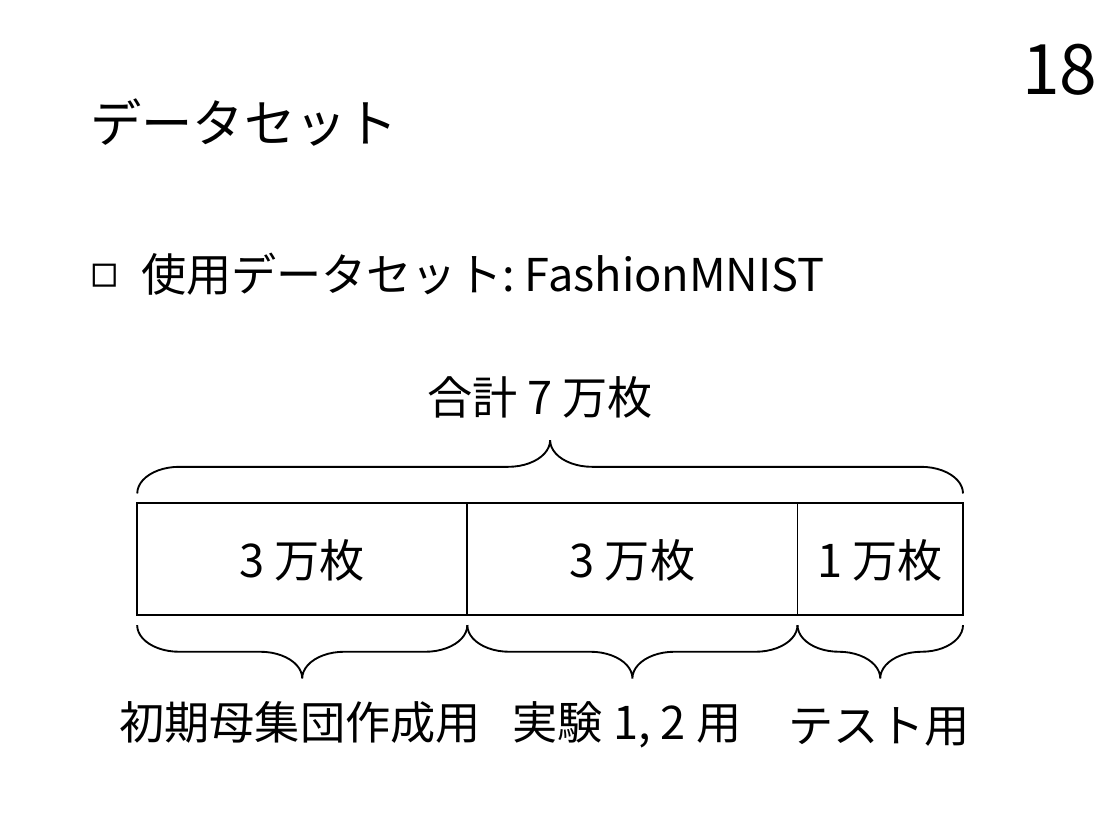
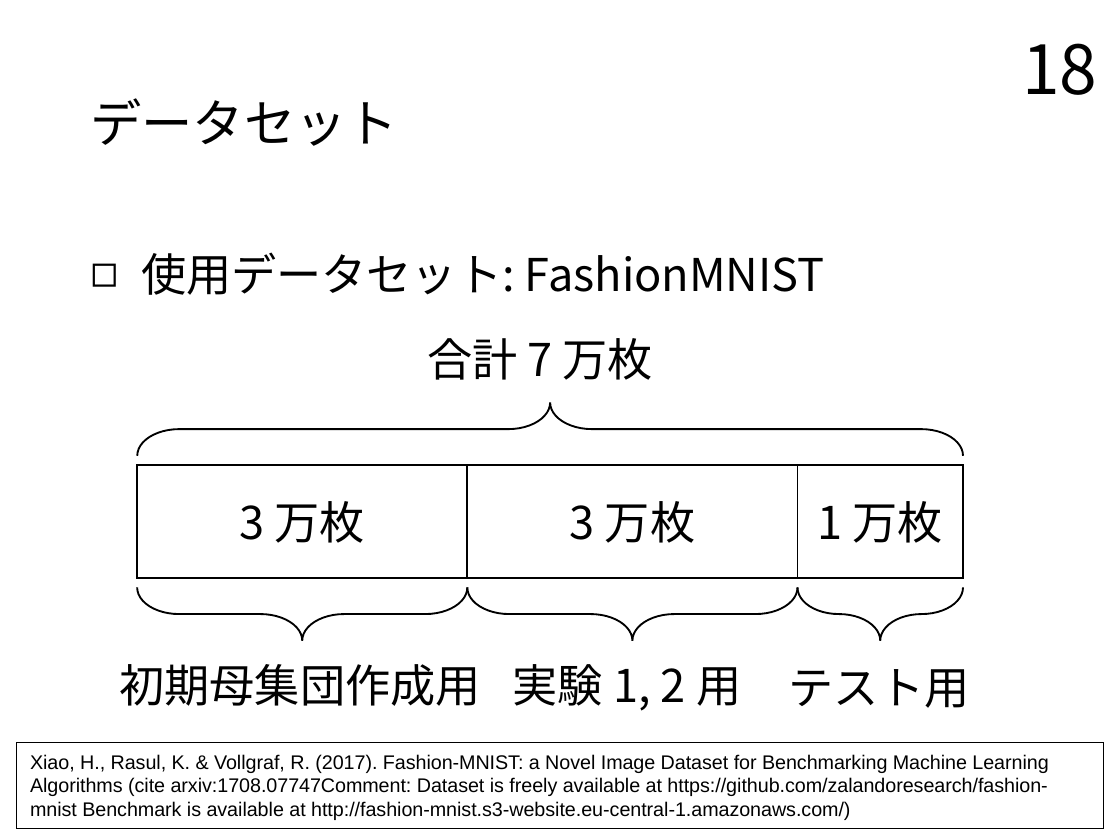
Before and after one commit to TairaTomotaka/kadai, a slide deck: slide 18 of prsn/20230124_prsn_taira.pptx. Drawn at 1120x840 pixels with LibreOffice and Linux fonts; fonts in the diff are those of the drawing. Boxes give left, top, right and bottom in pixels: in the first picture for what was removed or moved away, otherwise in the second. Text is boxed around its words. In the diff, an @@ line names an element or a change of style, - is before the commit and + after.

Commit message:
2023/01/21/18:27

```diff
--- a/prsn/20230124_prsn_taira.pptx
+++ b/prsn/20230124_prsn_taira.pptx
@@ 3 rectangles, 1 text: place and size @@
-3 rectangles, 1 text at (137,376,963,615)
+3 rectangles, 1 text at (137,338,963,578)
@@ 4 left braces, 3 texts: place and size @@
-4 left braces, 3 texts at (120,441,970,748)
+4 left braces, 3 texts at (120,403,970,711)
@@ rectangle added at (16,742,1102,827), fill #FFFFFF, outline #000000 0.75 pt, 10.5 pt, text #000000 @@
+Xiao, H., Rasul, K. & Vollgraf, R. (2017). Fashion-MNIST: a Novel Image Dataset for Benchmarking Machine Learning Algorithms (cite arxiv:1708.07747Comment: Dataset is freely available at https://github.com/zalandoresearch/fashion-mnist Benchmark is available at http://fashion-mnist.s3-website.eu-central-1.amazonaws.com/)
```
Also in this commit, not shown: 6 other slides changed.
